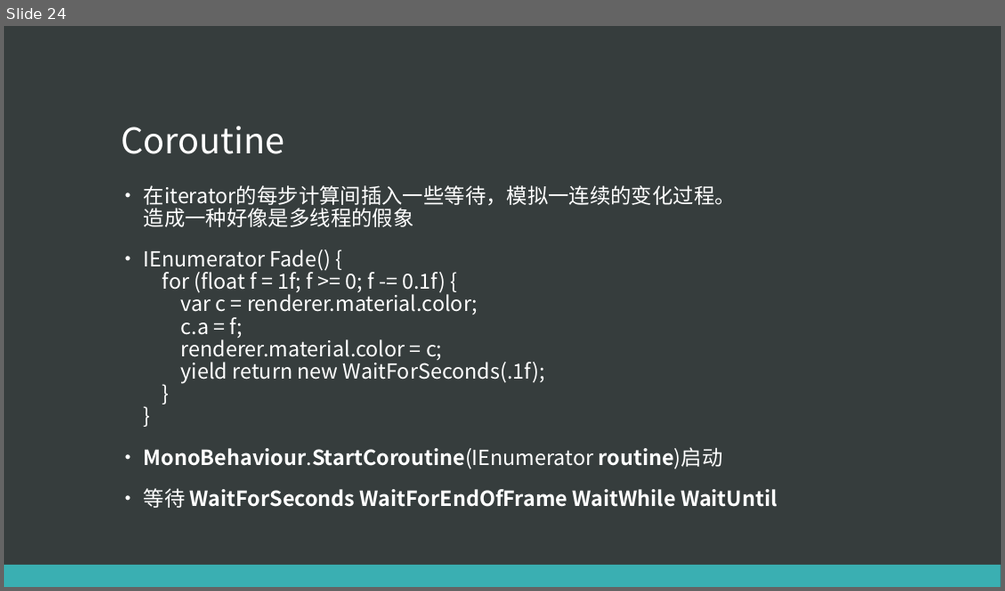
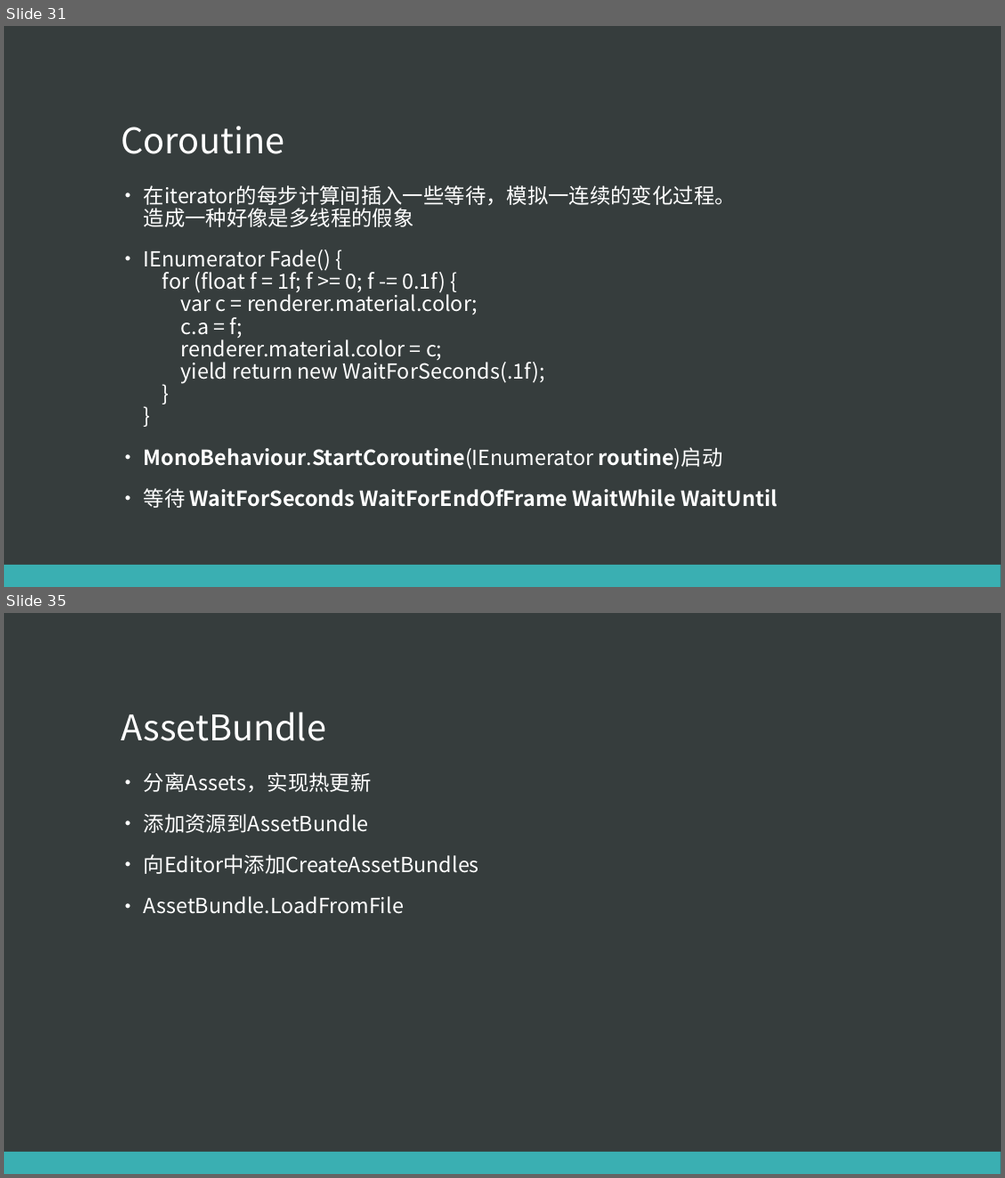
Before and after one commit to 690094231/Training, a slide deck: c#_unity/csharp-slides.pptx. Shown one above the other, each under a label of ours: slide 24 before the commit, slides 31 and 35 after it; the slides between them are not shown. The pictures are 1005x591 and 1005x1178 pixels, drawn with LibreOffice and Linux fonts; fonts in the diff are those of the drawing. Boxes give left, top, right and bottom in pixels: in the first picture for what was removed or moved away, otherwise in the second. Text is boxed around its words. In the diff, an @@ line names an element or a change of style, - is before the commit and + after.

```diff
--- a/c#_unity/csharp-slides.pptx
+++ b/c#_unity/csharp-slides.pptx
@@ slide 35 added at (4, 613, 1001, 1174), background #363D3D; not listed: 1 template element that a slide beside it also shows @@
@@ title added at (121, 712, 327, 741), 34 pt, text #FFFFFF @@
+AssetBundle
@@ text added at (144, 772, 479, 914), 20 pt, text #FFFFFF @@
+• 分离Assets，实现热更新
+• 添加资源到AssetBundle
+• 向Editor中添加CreateAssetBundles
+• AssetBundle.LoadFromFile
@@ what was slide 24 is now slide 31 @@
```
Also in this commit, not shown: 2 slides changed, 4 other slides added, 3 other files.
